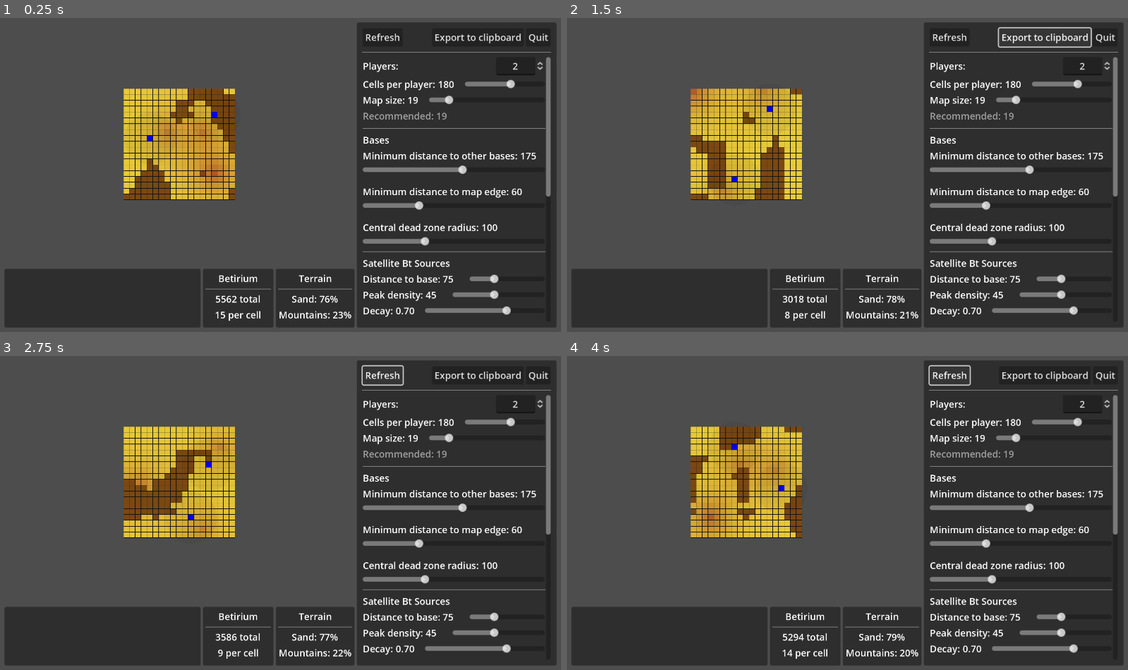
Above: before the commit, frames 1-4 (two rows, left to right).
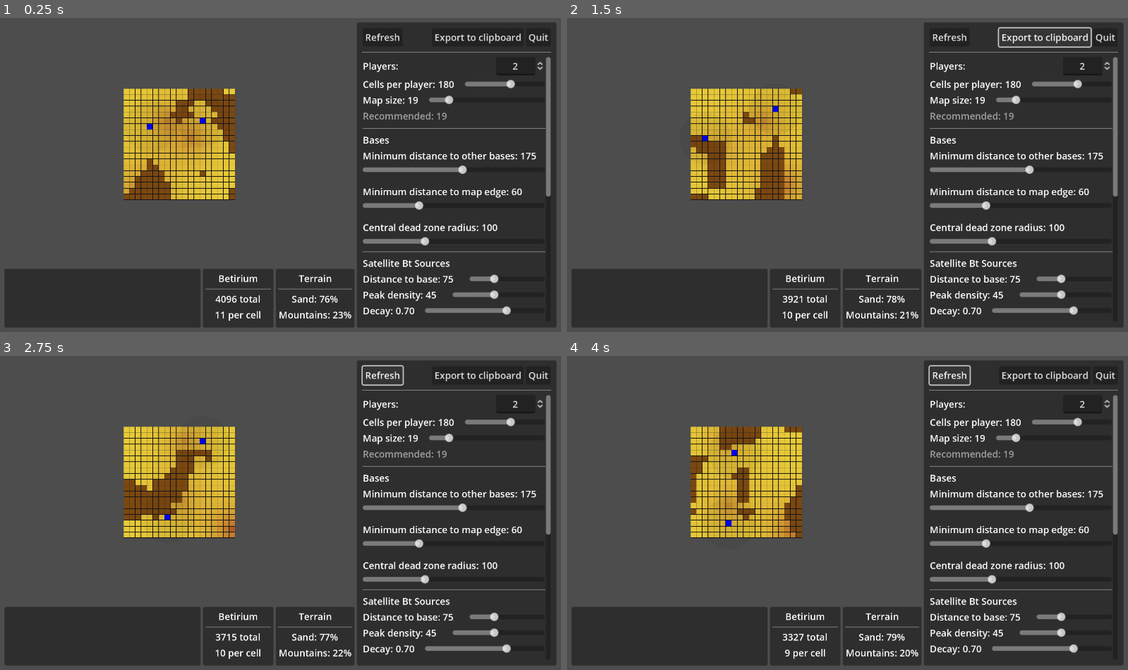
Above: after the commit, the same moments.

Repository: wadcom/kisarra-mapgen
Game: Godot game, scene res://main.tscn
Two runs of this game, one before a commit and one after it. Both use one fixed random seed, a clock stepped at 60 frames per second and the inputs below.
Inputs:
- Up to frame 1 (0.25 s): no input
- Up to frame 2 (1.5 s): click "Refresh" at 0.5 s; click "Export to clipboard" at 1.25 s
- Up to frame 3 (2.75 s): click "Refresh" at 2 s
- Up to frame 4 (4 s): click "Export to clipboard" at 2.75 s; click "Refresh" at 3.5 s

The runs differ from the first frame. In frame 1, 1.3% of the frame differs, in the area x 22-43%, y 28-96%; in frame 2, 1.4%; in frame 3, 1.2%; in frame 4, 1.5%, in the area x 22-47%, y 28-97%.

Commit message:
_pick_base_positions() -> Model

Diff:
--- a/map_area/map_area.gd
+++ b/map_area/map_area.gd
@@ -18,7 +18,8 @@
 	%DiagnosticsText.clear()
 
 	_height_map = Model.make_height_map(params)
-	var result = _pick_base_positions(params, _height_map)
+
+	var result = Model.pick_base_positions(params, _height_map)
 	_base_positions = result.positions
 	_display_warnings(result.warnings)
 
@@ -34,7 +35,7 @@
 
 	_setup_ground_cells(params, _height_map)
 
-	var result = _pick_base_positions(params, _height_map)
+	var result = Model.pick_base_positions(params, _height_map)
 	_base_positions = result.positions
 	_display_warnings(result.warnings)
 
@@ -266,62 +267,6 @@
 	return {positions = positions, warnings = warnings}
 
 
-func _pick_base_positions(params, height_map):
-	var map_center = Vector2.ONE * params.map_size / 2.0
-
-	var available = []
-	var warnings = []
-
-	for x in params.map_size:
-		for y in params.map_size:
-			var p = Vector2(x + 0.5, y + 0.5)
-
-			var d = p.distance_to(map_center) * _globals.CELL_SIDE_KMS
-			if d < params.base_placement.central_dead_zone_radius:
-				continue
-
-			var off_edge = [
-				Vector2(p.x, -0.5),
-				Vector2(p.x, params.map_size+0.5),
-				Vector2(-0.5, p.y),
-				Vector2(params.map_size+0.5, p.y),
-			]
-
-			var is_too_close = off_edge.any(
-				func(off_edge_pos):
-					d = p.distance_to(off_edge_pos) * _globals.CELL_SIDE_KMS
-					return d < params.base_placement.min_dist_to_map_edge
-			)
-
-			if is_too_close:
-				continue
-
-			if _is_mountain(params, height_map, Vector2i(p)):
-				continue
-
-			available.append(Vector2(x, y))
-
-	available.shuffle()
-
-	var base_positions = []
-	for i in params.players_qty:
-		if available.size() == 0:
-			warnings.append("No cells available to place a base\n")
-			break
-
-		var p = available.pop_back()
-
-		base_positions.append(p)
-
-		available = available.filter(
-			func(a):
-				var d = a.distance_to(p) * _globals.CELL_SIDE_KMS
-				return d > params.base_placement.min_dist_to_other_bases
-		)
-
-	return {positions = base_positions, warnings = warnings}
-
-
 func _display_warnings(warnings):
 	for w in warnings:
 		%DiagnosticsText.add_text(w)
--- a/model.gd
+++ b/model.gd
@@ -10,6 +10,7 @@
 
 enum SurfaceType { MOUNTAINS, SAND }
 
+const _globals = preload("res://globals.gd")
 const _perlin_noise = preload("res://perlin_noise.gd")
 
 
@@ -128,3 +129,59 @@
 func _is_mountain(params, height_map, p: Vector2i):
 	var idx = p.y * params.map_size + p.x
 	return height_map[idx] > params.mountains.height_threshold
+
+
+func pick_base_positions(params, height_map):
+	var map_center = Vector2.ONE * params.map_size / 2.0
+
+	var available = []
+	var warnings = []
+
+	for x in params.map_size:
+		for y in params.map_size:
+			var p = Vector2(x + 0.5, y + 0.5)
+
+			var d = p.distance_to(map_center) * _globals.CELL_SIDE_KMS
+			if d < params.base_placement.central_dead_zone_radius:
+				continue
+
+			var off_edge = [
+				Vector2(p.x, -0.5),
+				Vector2(p.x, params.map_size+0.5),
+				Vector2(-0.5, p.y),
+				Vector2(params.map_size+0.5, p.y),
+			]
+
+			var is_too_close = off_edge.any(
+				func(off_edge_pos):
+					d = p.distance_to(off_edge_pos) * _globals.CELL_SIDE_KMS
+					return d < params.base_placement.min_dist_to_map_edge
+			)
+
+			if is_too_close:
+				continue
+
+			if _is_mountain(params, height_map, Vector2i(p)):
+				continue
+
+			available.append(Vector2(x, y))
+
+	available.shuffle()
+
+	var base_positions = []
+	for i in params.players_qty:
+		if available.size() == 0:
+			warnings.append("No cells available to place a base\n")
+			break
+
+		var p = available.pop_back()
+
+		base_positions.append(p)
+
+		available = available.filter(
+			func(a):
+				var d = a.distance_to(p) * _globals.CELL_SIDE_KMS
+				return d > params.base_placement.min_dist_to_other_bases
+		)
+
+	return {positions = base_positions, warnings = warnings}
